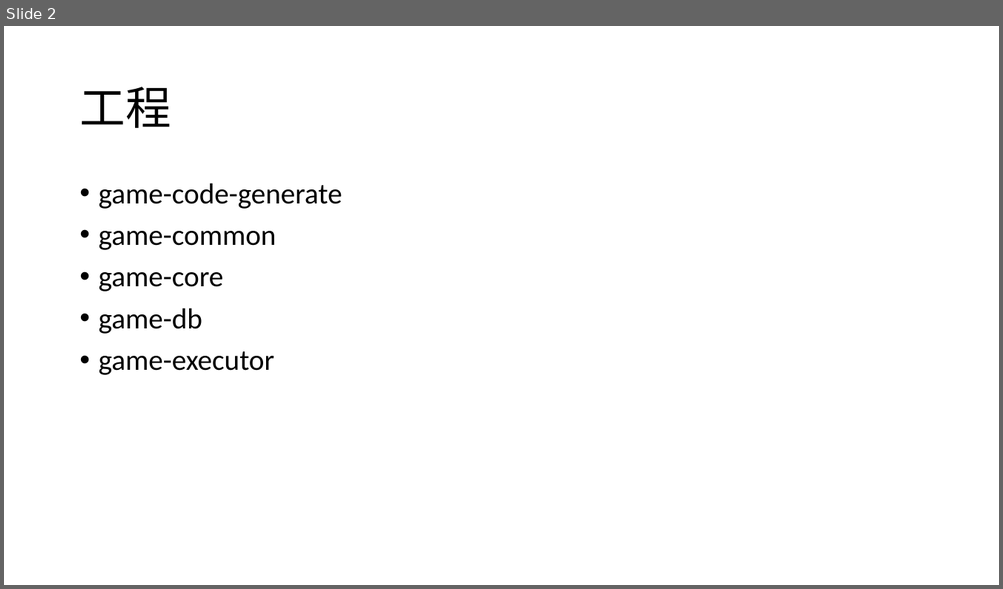
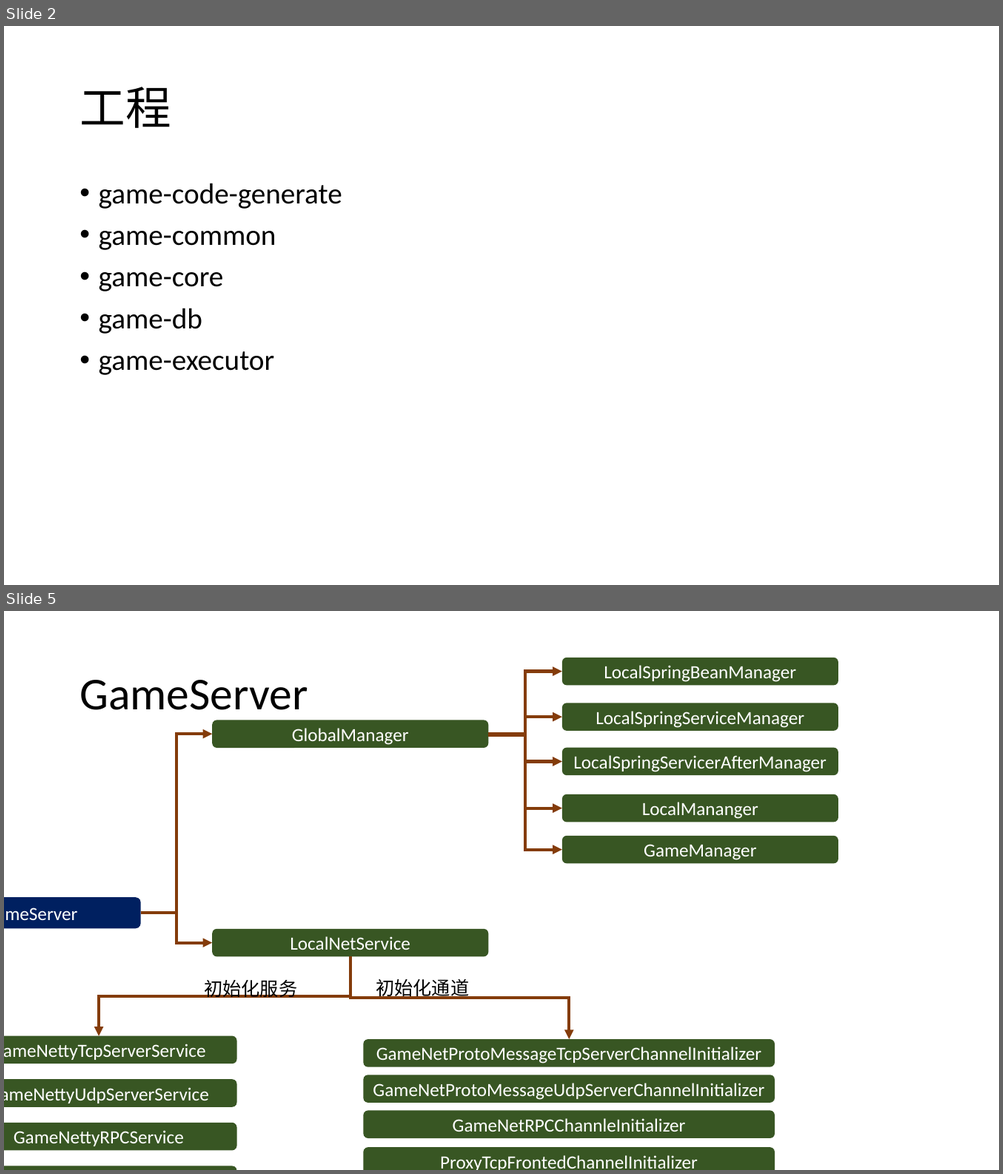
Before and after one commit to leixiangjian/design, a slide deck: netty-game-server.pptx. Shown one above the other, each under a label of ours: slide 2 before the commit, slides 2 and 5 after it; the slides between them are not shown. The pictures are 1003x589 and 1003x1174 pixels, drawn with LibreOffice and Linux fonts; fonts in the diff are those of the drawing. Boxes give left, top, right and bottom in pixels: in the first picture for what was removed or moved away, otherwise in the second. Text is boxed around its words. In the diff, an @@ line names an element or a change of style, - is before the commit and + after.

```diff
--- a/netty-game-server.pptx
+++ b/netty-game-server.pptx
@@ slide 5 added at <box>4,611,999,1170</box>, background #FFFFFF @@
@@ elbow arrow added from (488, 734) to (562, 672), #843C0B 3 pt @@
@@ rounded rectangle added at <box>562,658,838,685</box>, fill #385723, 18 pt, text #FFFFFF @@
+LocalSpringBeanManager
@@ title added at <box>79,680,307,721</box>, 44 pt, text #000000 @@
+GameServer
@@ rounded rectangle added at <box>212,720,488,748</box>, fill #385723, 18 pt, text #FFFFFF @@
+GlobalManager
@@ elbow arrow added from (488, 734) to (562, 717), #843C0B 3 pt @@
@@ rounded rectangle added at <box>562,703,838,730</box>, fill #385723, 18 pt, text #FFFFFF @@
+LocalSpringServiceManager
@@ elbow arrow added from (141, 913) to (212, 734), #843C0B 3 pt @@
@@ elbow arrow added from (488, 735) to (562, 762), #843C0B 3 pt @@
@@ elbow arrow added from (488, 734) to (562, 809), #843C0B 3 pt @@
@@ elbow arrow added from (488, 734) to (562, 850), #843C0B 3 pt @@
@@ rounded rectangle added at <box>562,748,838,775</box>, fill #385723, 18 pt, text #FFFFFF @@
+LocalSpringServicerAfterManager
@@ rounded rectangle added at <box>562,795,838,822</box>, fill #385723, 18 pt, text #FFFFFF @@
+LocalMananger
@@ rounded rectangle added at <box>562,835,838,863</box>, fill #385723, 18 pt, text #FFFFFF @@
+GameManager
@@ rounded rectangle added at <box>4,897,141,929</box>, fill #002060, 18 pt, text #FFFFFF @@
+GameServer
@@ elbow arrow added from (141, 913) to (212, 943), #843C0B 3 pt @@
@@ rounded rectangle added at <box>212,929,488,957</box>, fill #385723, 18 pt, text #FFFFFF @@
+LocalNetService
@@ elbow arrow added from (350, 957) to (99, 1037), #843C0B 3 pt @@
@@ elbow arrow added from (350, 957) to (569, 1040), #843C0B 3 pt @@
@@ text added at <box>204,980,297,998</box>, 18 pt, text #000000 @@
+初始化服务
@@ text added at <box>375,980,469,999</box>, 18 pt, text #000000 @@
+初始化通道
@@ rounded rectangle added at <box>4,1037,237,1064</box>, fill #385723, 18 pt, text #FFFFFF @@
+GameNettyTcpServerService
@@ rounded rectangle added at <box>364,1040,775,1068</box>, fill #385723, 18 pt, text #FFFFFF @@
+GameNetProtoMessageTcpServerChannelInitializer
@@ rounded rectangle added at <box>364,1075,775,1102</box>, fill #385723, 18 pt, text #FFFFFF @@
+GameNetProtoMessageUdpServerChannelInitializer
@@ rounded rectangle added at <box>4,1079,237,1107</box>, fill #385723, 18 pt, text #FFFFFF @@
+GameNettyUdpServerService
@@ rounded rectangle added at <box>364,1111,775,1139</box>, fill #385723, 18 pt, text #FFFFFF @@
+GameNetRPCChannleInitializer
@@ rounded rectangle added at <box>4,1123,237,1150</box>, fill #385723, 18 pt, text #FFFFFF @@
+GameNettyRPCService
@@ rounded rectangle added at <box>364,1147,775,1170</box>, fill #385723, 18 pt, text #FFFFFF @@
+ProxyTcpFrontedChannelInitializer
@@ rounded rectangle added at <box>4,1167,237,1170</box>, fill #385723, 18 pt, text #FFFFFF @@
+ProxyTcpServerService
```
Also in this commit, not shown: 2 slides changed, 1 other slide added, 1 other file.
